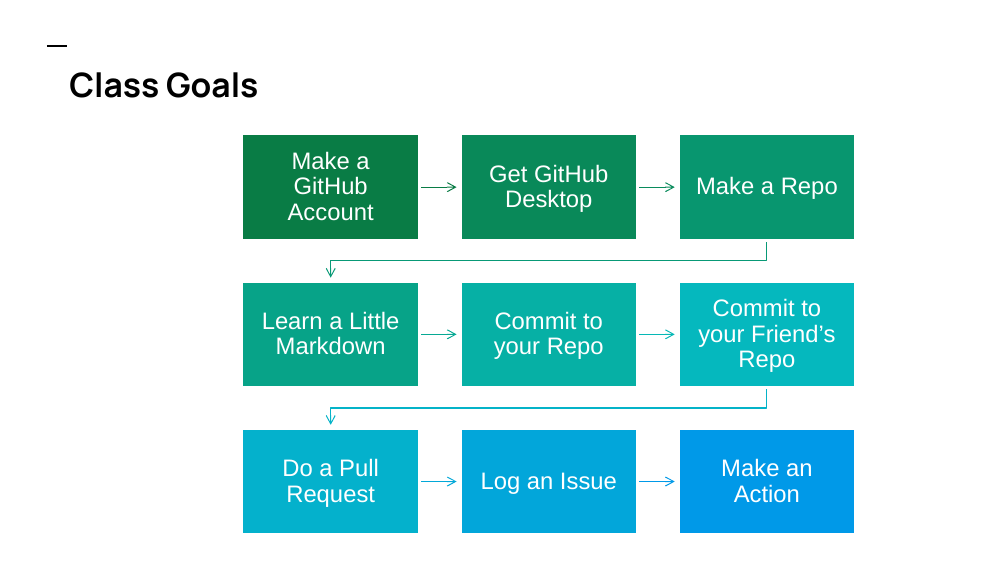
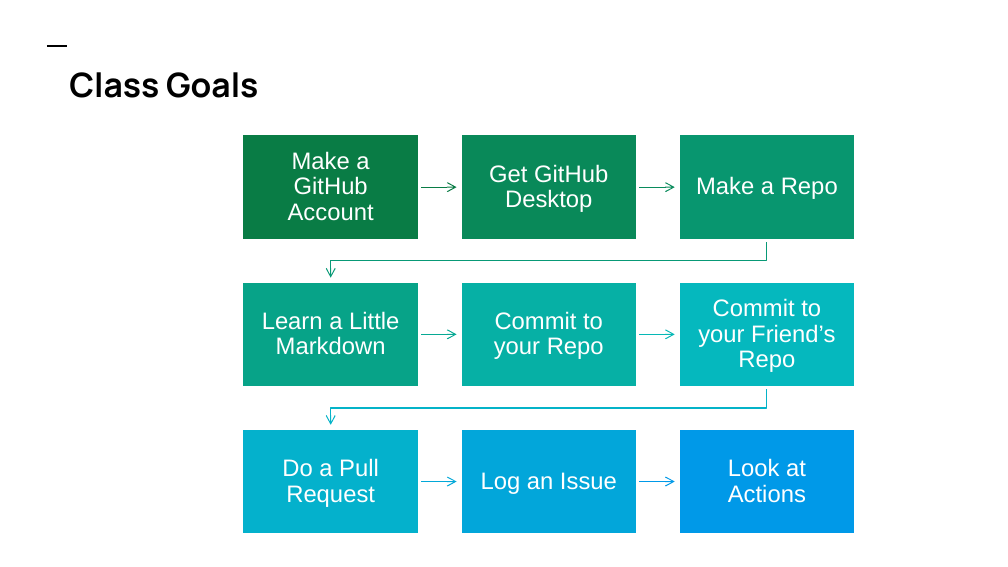
Before and after one commit to colbyford/colbyford.github.io, a slide deck: slide 2 of presentations/UNCC_GittingStarted_10-18-21.pptx. Drawn at 1008x567 pixels with LibreOffice and Linux fonts; fonts in the diff are those of the drawing. Boxes give left, top, right and bottom in pixels: in the first picture for what was removed or moved away, otherwise in the second. Text is boxed around its words. In the diff, an @@ line names an element or a change of style, - is before the commit and + after.

```diff
--- a/presentations/UNCC_GittingStarted_10-18-21.pptx
+++ b/presentations/UNCC_GittingStarted_10-18-21.pptx
@@ text at <box>728,458,806,503</box>: text changed @@
-Make an Action
+Look at Actions
```
Also in this commit, not shown: 1 other slide changed.
